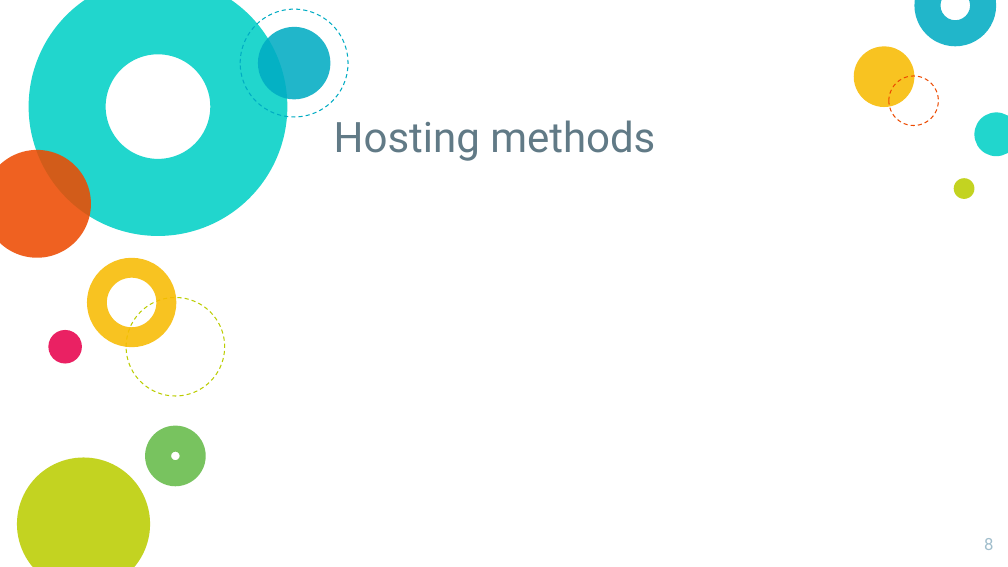
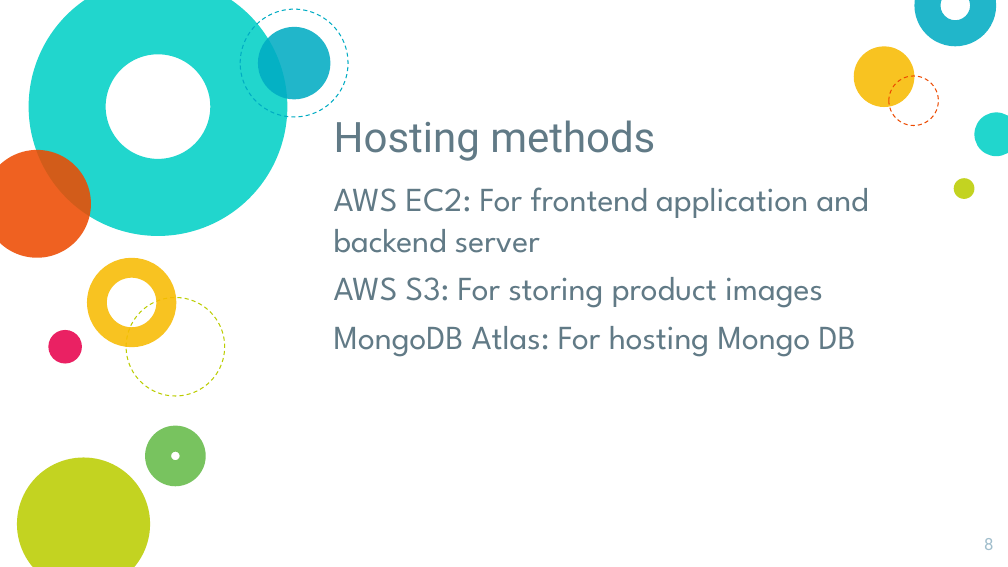
Before and after one commit to mitrjain/eCommerce, a slide deck: slide 8 of weekly_team_presentation/Gladiators week11.pptx. Drawn at 1008x567 pixels with LibreOffice and Linux fonts; fonts in the diff are those of the drawing. Boxes give left, top, right and bottom in pixels: in the first picture for what was removed or moved away, otherwise in the second. Text is boxed around its words. In the diff, an @@ line names an element or a change of style, - is before the commit and + after.

Commit message:
Update Weekly docs

```diff
--- a/weekly_team_presentation/Gladiators week11.pptx
+++ b/weekly_team_presentation/Gladiators week11.pptx
@@ text added at <box>334,187,869,357</box>, 24 pt, text #617A86 @@
+AWS EC2: For frontend application and backend server
+AWS S3: For storing product images
+MongoDB Atlas: For hosting Mongo DB
```
